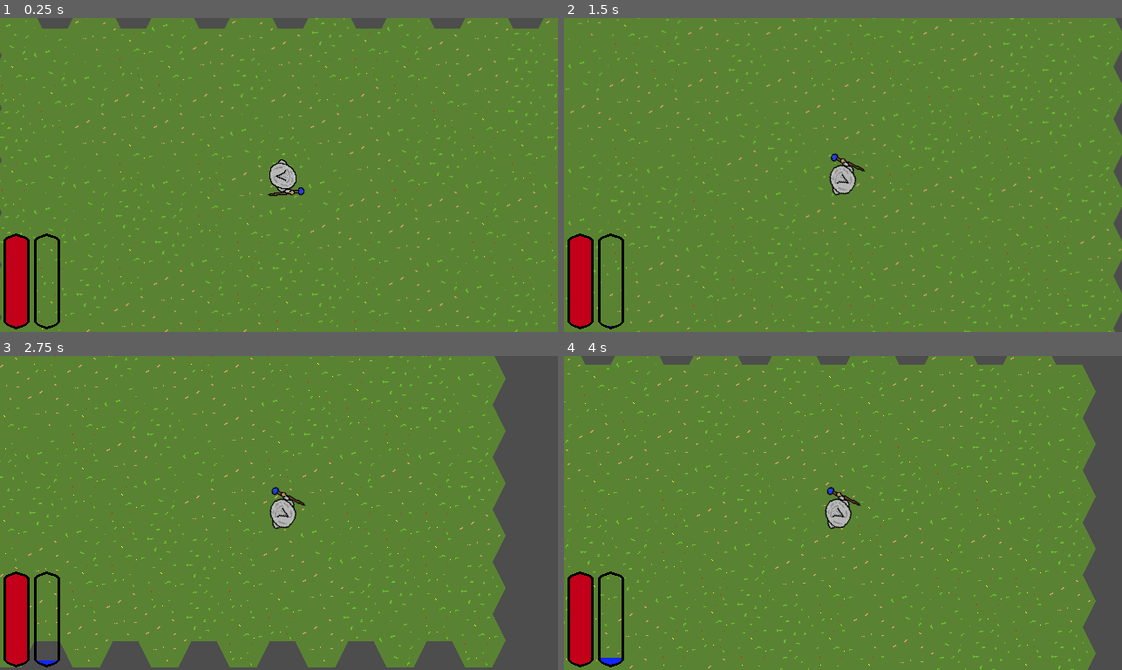
Above: before the commit, frames 1-4 (two rows, left to right).
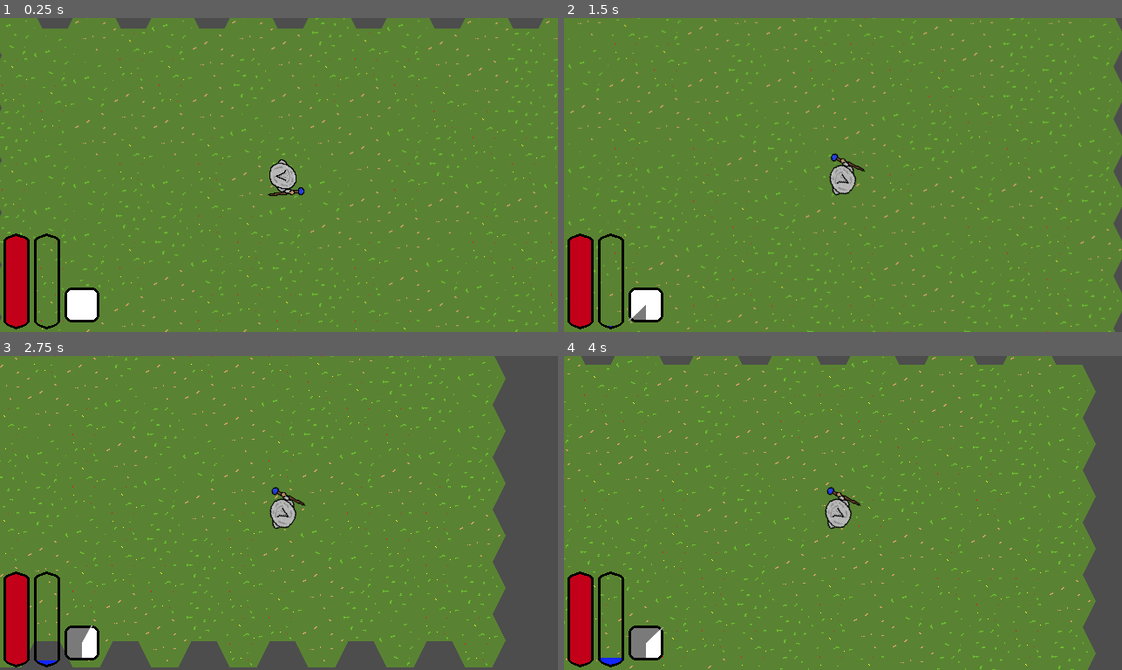
Above: after the commit, the same moments.

Repository: T33py/ProjectWizardRoguelike
Game: Godot game, scene res://RootScene.tscn
Two runs of this game, one before a commit and one after it. Both use one fixed random seed, a clock stepped at 60 frames per second and the inputs below.
Inputs (mouse positions are in pixels of both pictures, inside the frame that each line leads up to):
- Up to frame 1 (0.25 s): no input
- Up to frame 2 (1.5 s): move the mouse to (575, 27) at 0.52 s; hold D (MoveRight) 0.53-1.28 s; tap 1 (Action1) at 0.6, 1.35 s; move the mouse to (597, 27) at 1.27 s; hold S (MoveBackward) from 1.28 s (still down)
- Up to frame 3 (2.75 s): move the mouse to (27, 362) at 2.02 s; release S (MoveBackward) at 2.03 s; hold D (MoveRight) from 2.03 s (still down); click (27, 362) at 2.1 s; tap 1 (Action1) at 2.3 s
- Up to frame 4 (4 s): move the mouse to (569, 377) at 2.77 s; release D (MoveRight) at 2.78 s; hold W (MoveForward) 2.78-3.53 s; tap 1 (Action1) at 2.85, 3.6 s; move the mouse to (603, 356) at 3.52 s; hold A (MoveLeft) from 3.53 s (still down)

The runs differ from the first frame. In frame 1, 0.7% of the frame differs, in the area x 11-18%, y 85-97%; in frame 2, 0.7%; in frame 3, 0.7%; in frame 4, 0.7%.

Commit message:
started working on skills

Diff:
--- a/GameLogic/GameRunner.tscn
+++ b/GameLogic/GameRunner.tscn
@@ -7,6 +7,7 @@
 [ext_resource type="Script" uid="uid://c2eyhlpu3aeju" path="res://GameLogic/state.gd" id="3_bjgj6"]
 [ext_resource type="PackedScene" uid="uid://7ak05867ub6e" path="res://PlayerCharacter/Wizard.tscn" id="4_rpqki"]
 [ext_resource type="Script" uid="uid://cprtqu57w4spm" path="res://GameLogic/wizard_cam.gd" id="5_ht3k0"]
+[ext_resource type="Script" uid="uid://ddita2mjmtklh" path="res://GameLogic/input_handler.gd" id="5_ny60b"]
 [ext_resource type="Script" uid="uid://ce0n2wibo78at" path="res://GameLogic/game_sounds.gd" id="8_dj657"]
 
 [node name="GameRunner" type="Control" node_paths=PackedStringArray("state")]
@@ -25,15 +26,20 @@
 state = NodePath("../State")
 grid_size = Vector2i(6, 10)
 
-[node name="State" type="Node" parent="." node_paths=PackedStringArray("game_runner", "hex_map", "wizard", "game_sounds")]
+[node name="State" type="Node" parent="." node_paths=PackedStringArray("game_runner", "hex_map", "wizard", "game_sounds", "hud")]
 script = ExtResource("3_bjgj6")
 game_runner = NodePath("..")
 hex_map = NodePath("../HexMap")
 wizard = NodePath("../Wizard")
 game_sounds = NodePath("../GameSounds")
+hud = NodePath("../WizardCam/Hud")
 
 [node name="PointerHandler" type="Node" parent="." node_paths=PackedStringArray("state")]
 script = ExtResource("2_s4q0q")
+state = NodePath("../State")
+
+[node name="InputHandler" type="Node" parent="." node_paths=PackedStringArray("state")]
+script = ExtResource("5_ny60b")
 state = NodePath("../State")
 
 [node name="Wizard" parent="." node_paths=PackedStringArray("state") instance=ExtResource("4_rpqki")]
--- /dev/null
+++ b/GameLogic/input_handler.gd
@@ -0,0 +1,9 @@
+extends Node
+class_name InputHandler
+
+@export var state: State
+
+func _input(event: InputEvent) -> void:
+	if event.is_action("Action1"):
+		state.hud.skill1.tracked_skill.activate()
+	return
--- a/GameLogic/state.gd
+++ b/GameLogic/state.gd
@@ -11,6 +11,7 @@
 @export var hex_map: HexMap
 @export var wizard: Wizard
 @export var game_sounds: Gamesounds
+@export var hud: HUD
 
 var _current_wizard_activity: WizardActivities = WizardActivities.CASTING
 var current_wizard_activity: WizardActivities:
--- a/HUD/HUD.tscn
+++ b/HUD/HUD.tscn
@@ -1,8 +1,10 @@
-[gd_scene load_steps=4 format=3 uid="uid://k28vs3b8im1k"]
+[gd_scene load_steps=6 format=3 uid="uid://k28vs3b8im1k"]
 
 [ext_resource type="PackedScene" uid="uid://beu324osbb0a" path="res://HUD/Bar/HealthBar.tscn" id="1_b7ubu"]
 [ext_resource type="Script" uid="uid://dp76y8g8rkdm1" path="res://HUD/hud.gd" id="1_ja1d4"]
 [ext_resource type="PackedScene" uid="uid://bjbuc2b82y03b" path="res://HUD/Bar/ManaBar.tscn" id="2_ja1d4"]
+[ext_resource type="PackedScene" uid="uid://e424qm4yscms" path="res://UI/SkillSquare/SkillSquare.tscn" id="4_amwvk"]
+[ext_resource type="PackedScene" uid="uid://tuo53tcgp33h" path="res://Skills/Skills/Projectile.tscn" id="5_aa5tu"]
 
 [node name="Hud" type="Control"]
 layout_mode = 3
@@ -27,3 +29,13 @@
 offset_top = 246.0
 offset_right = -561.0
 offset_bottom = -4.0
+
+[node name="SkillSquare1" parent="." instance=ExtResource("4_amwvk")]
+layout_mode = 1
+offset_left = 79.0
+offset_top = 343.0
+offset_right = -521.0
+offset_bottom = 23.0
+
+[node name="Projectile" parent="SkillSquare1" instance=ExtResource("5_aa5tu")]
+layout_mode = 1
--- a/HUD/hud.gd
+++ b/HUD/hud.gd
@@ -6,10 +6,12 @@
 
 @onready var healthbar: HealthBar = $HealthBar
 @onready var manabar: ManaBar = $ManaBar
+@onready var skill1: SkillSquare = $SkillSquare1
 
 func _ready() -> void:
 	wizard.stats.health_changed.connect(_on_wizard_health_changed)
 	wizard.stats.mana_changed.connect(_on_wizard_mana_changed)
+	skill1.assign_skill($SkillSquare1/Projectile)
 	return
 
 func _on_wizard_health_changed() -> void:
--- /dev/null
+++ b/Skills/Skills/Projectile.tscn
@@ -0,0 +1,15 @@
+[gd_scene load_steps=2 format=3 uid="uid://tuo53tcgp33h"]
+
+[ext_resource type="Script" uid="uid://dofqi68wjt07g" path="res://Skills/skill.gd" id="1_v4s1j"]
+
+[node name="Projectile" type="Control"]
+layout_mode = 3
+anchors_preset = 15
+anchor_right = 1.0
+anchor_bottom = 1.0
+offset_right = -600.0
+offset_bottom = -320.0
+grow_horizontal = 2
+grow_vertical = 2
+script = ExtResource("1_v4s1j")
+cooldown = 1.0
--- /dev/null
+++ b/Skills/TemplateComponent.tscn
@@ -0,0 +1,12 @@
+[gd_scene load_steps=2 format=3 uid="uid://bjryrd3ygmu6i"]
+
+[ext_resource type="Script" uid="uid://kj10esfmj35m" path="res://Skills/skill_component.gd" id="1_k4uf1"]
+
+[node name="TemplateComponent" type="Control"]
+layout_mode = 3
+anchors_preset = 15
+anchor_right = 1.0
+anchor_bottom = 1.0
+grow_horizontal = 2
+grow_vertical = 2
+script = ExtResource("1_k4uf1")
--- /dev/null
+++ b/Skills/TemplateSkill.tscn
@@ -0,0 +1,14 @@
+[gd_scene load_steps=2 format=3 uid="uid://c0thtscfqpfgc"]
+
+[ext_resource type="Script" uid="uid://dofqi68wjt07g" path="res://Skills/skill.gd" id="1_btvv6"]
+
+[node name="TemplateSkill" type="Control"]
+layout_mode = 3
+anchors_preset = 15
+anchor_right = 1.0
+anchor_bottom = 1.0
+offset_right = -600.0
+offset_bottom = -320.0
+grow_horizontal = 2
+grow_vertical = 2
+script = ExtResource("1_btvv6")
--- /dev/null
+++ b/Skills/skill.gd
@@ -0,0 +1,23 @@
+extends Control
+class_name Skill
+
+@export var cooldown: float = 0
+var current_cooldown_time: float = 0
+var cooldown_timer: float = 0
+
+func _process(delta: float) -> void:
+	if cooldown_timer > 0:
+		cooldown_timer -= delta
+		if cooldown_timer <= 0:
+			cooldown_timer = 0
+			current_cooldown_time = 0
+	return
+
+func activate() -> void:
+	if cooldown_timer <= 0:
+		current_cooldown_time = cooldown
+		cooldown_timer = cooldown
+	return
+
+func apply_component(component: SkillComponent) -> void:
+	return
--- /dev/null
+++ b/Skills/skill_component.gd
@@ -0,0 +1,11 @@
+extends Control
+class_name SkillComponent
+
+@export var display_name: String = ''
+
+@export_category('Cooldown reduction')
+@export var cdr: float = 0
+@export var triggered_cdr: float = 0
+@export var on_kill_cdr: bool = false
+@export var on_build_cdr: bool = false
+@export var on_cast_cdr: bool = false
--- /dev/null
+++ b/UI/SkillSquare/ClockSwipe.gdshader
@@ -0,0 +1,56 @@
+shader_type canvas_item;
+
+// Clean Straight Clock Swipe
+uniform float progress : hint_range(0.0, 1.0) = 0.0;
+uniform float angle_offset : hint_range(0.0, 6.283) = 0.0;
+uniform float feather : hint_range(0.0, 0.5) = 0.02;
+uniform bool reversed = false;
+
+// Appearance
+uniform float darken_amount : hint_range(0.0, 1.0) = 0.7;
+uniform vec4 dark_color : source_color = vec4(0.0, 0.0, 0.0, 1.0);
+
+// Edge line
+uniform bool show_edge_line = true;
+uniform vec4 edge_color : source_color = vec4(1.0, 1.0, 1.0, 1.0);
+uniform float edge_width : hint_range(0.0, 0.05) = 0.01;
+
+void fragment() {
+    // Position relative to center
+    vec2 centered = UV - 0.5;
+
+    // Get angle (0 at top, clockwise)
+    float angle = atan(centered.y, centered.x);
+    angle = angle + 3.14159 + 1.5708; // Rotate to make 0 at top
+    float normalized_angle = fract(angle / (2.0 * 3.14159));
+    normalized_angle = fract(normalized_angle + angle_offset);
+
+    float prog = reversed ? 1.0 - progress : progress;
+
+    // STRAIGHT CLOCK SWIPE - pure angle comparison
+    float wipe = normalized_angle - prog;
+
+    // Determine reveal status
+    float reveal = smoothstep(0.0, feather, wipe);
+    reveal = clamp(reveal, 0.0, 1.0);
+
+    // Get texture
+    vec4 tex = texture(TEXTURE, UV);
+
+    // Darken the unrevealed portion
+    vec4 darkened = tex;
+    darkened.rgb = mix(darkened.rgb, dark_color.rgb, darken_amount);
+    darkened.a = tex.a;
+
+    // Blend based on reveal
+    vec4 final_color = mix(darkened, tex, reveal);
+
+    // Add edge line at the swipe boundary
+    if (show_edge_line && progress > 0.0) {
+        float edge_distance = abs(wipe);
+        float edge_alpha = 1.0 - smoothstep(0.0, edge_width, edge_distance);
+        final_color = mix(final_color, edge_color, edge_alpha * 0.8);
+    }
+
+    COLOR = final_color;
+}
--- /dev/null
+++ b/UI/SkillSquare/SkillSquare.tscn
@@ -0,0 +1,33 @@
+[gd_scene load_steps=5 format=3 uid="uid://e424qm4yscms"]
+
+[ext_resource type="Shader" uid="uid://beyf4r8ngf8du" path="res://UI/SkillSquare/ClockSwipe.gdshader" id="1_ec0df"]
+[ext_resource type="Texture2D" uid="uid://btt2oi4x7cred" path="res://UI/SkillSquare/Button.png" id="1_qci2v"]
+[ext_resource type="Script" uid="uid://blh18u3g1na6d" path="res://UI/SkillSquare/skill_square.gd" id="1_te78c"]
+
+[sub_resource type="ShaderMaterial" id="ShaderMaterial_te78c"]
+shader = ExtResource("1_ec0df")
+shader_parameter/progress = 0.0
+shader_parameter/angle_offset = 0.0
+shader_parameter/feather = 0.0
+shader_parameter/reversed = false
+shader_parameter/darken_amount = 0.52
+shader_parameter/dark_color = Color(0, 0, 0, 1)
+shader_parameter/show_edge_line = true
+shader_parameter/edge_color = Color(1, 1, 1, 1)
+shader_parameter/edge_width = 0.01
+
+[node name="SkillSquare" type="Control"]
+layout_mode = 3
+anchors_preset = 15
+anchor_right = 1.0
+anchor_bottom = 1.0
+offset_right = -600.0
+offset_bottom = -320.0
+grow_horizontal = 2
+grow_vertical = 2
+script = ExtResource("1_te78c")
+
+[node name="Visual" type="Sprite2D" parent="."]
+material = SubResource("ShaderMaterial_te78c")
+position = Vector2(20, 20)
+texture = ExtResource("1_qci2v")
--- /dev/null
+++ b/UI/SkillSquare/skill_square.gd
@@ -0,0 +1,22 @@
+extends Control
+class_name SkillSquare
+
+var tracked_skill: Skill
+var _clockswipe_progress: VisualShaderNodeParameter
+
+@onready var visual: Sprite2D = $Visual
+
+func _ready() -> void:
+	return
+
+func _process(_delta: float) -> void:
+	if tracked_skill != null:
+		var cd: float = 0
+		if tracked_skill.current_cooldown_time > 0:
+			cd = tracked_skill.cooldown_timer / tracked_skill.current_cooldown_time
+		visual.material.set_shader_parameter('progress', cd)
+	return
+
+func assign_skill(skill: Skill) -> void:
+	tracked_skill = skill
+	return
Not shown: 1 places in GameLogic/GameRunner.tscn that only renumber resources
Not shown, added: GameLogic/input_handler.gd.uid
Not shown, added: Skills/skill.gd.uid
Not shown, added: Skills/skill_component.gd.uid
Binary file added: UI/SkillSquare/Button.png
Not shown, added: UI/SkillSquare/Button.png.import
Not shown, added: UI/SkillSquare/ClockSwipe.gdshader.uid
Not shown, added: UI/SkillSquare/skill_square.gd.uid
